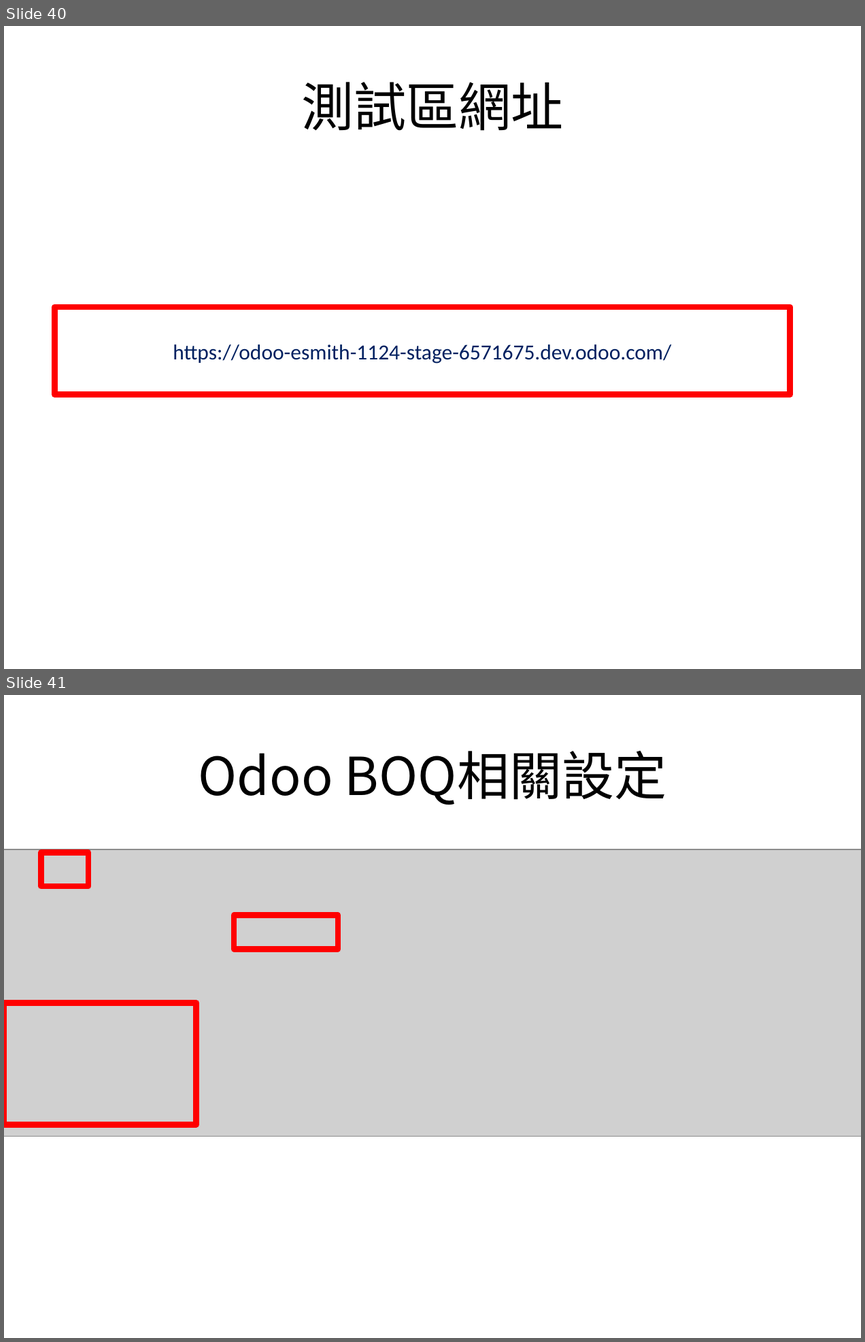
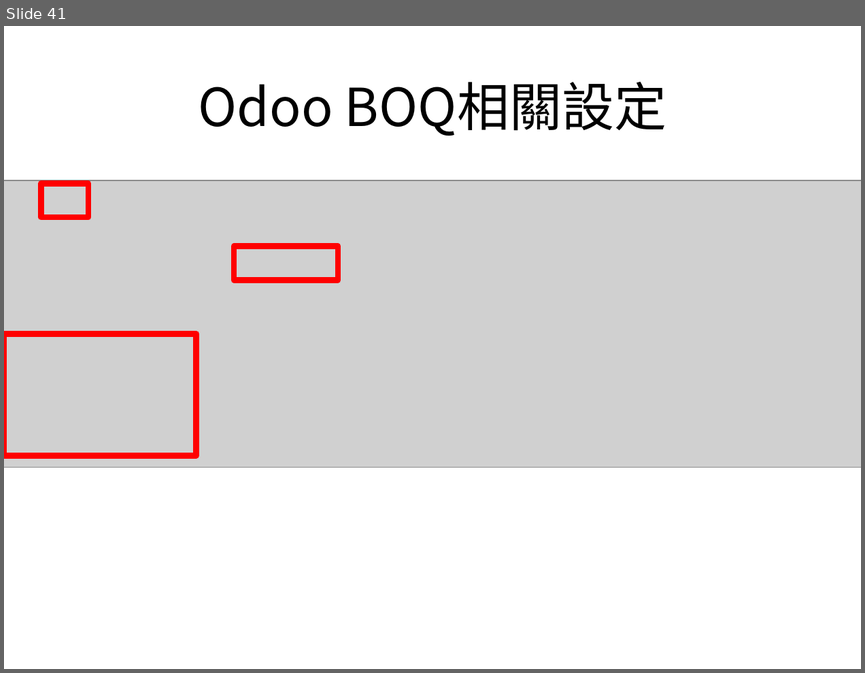
Before and after one commit to stanleykao72/odoo_autocad, a slide deck: python_installer/odoo_autocad_installation_guide.pptx. Shown one above the other, each under a label of ours: slides 40 and 41 before the commit, slide 41 after it. The pictures are 865x1342 and 865x673 pixels, drawn with LibreOffice and Linux fonts; fonts in the diff are those of the drawing; grey boxes stand for pictures. Boxes give left, top, right and bottom in pixels: in the first picture for what was removed or moved away, otherwise in the second. Text is boxed around its words. In the diff, an @@ line names an element or a change of style, - is before the commit and + after.

```diff
--- a/python_installer/odoo_autocad_installation_guide.pptx
+++ b/python_installer/odoo_autocad_installation_guide.pptx
@@ slide 40 removed at bbox=[4, 26, 861, 669], background #FFFFFF @@
@@ title removed at bbox=[301, 82, 563, 131] @@
-測試區網址
@@ rectangle removed at bbox=[54, 307, 789, 395] @@
-https://odoo-esmith-1124-stage-6571675.dev.odoo.com/
```
Also in this commit, not shown: 2 slides changed, 1 slide added, 14 other files.
